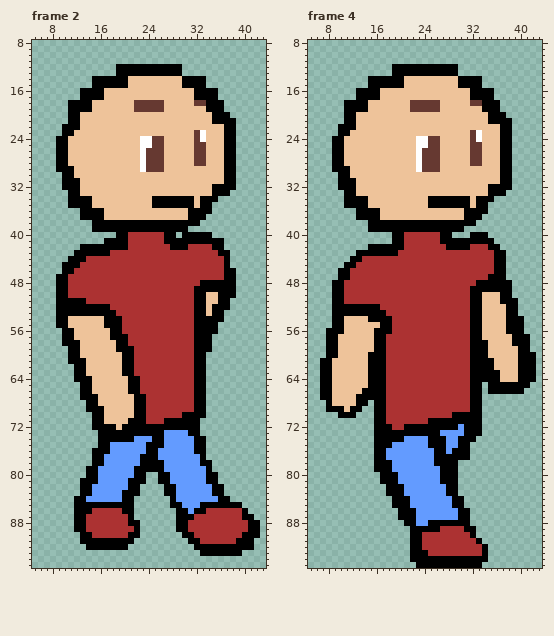
Pixel-art file: images/test/PlrSpriteTest/AnimationTesting/Done/PlrFrontRightWalk.ase. This is how it looked before the edit.
48x96 pixels, 4 frames. Shown: frame 2: x 5..43, y 8..95; frame 4: x 5..43, y 8..95.
After the commit:
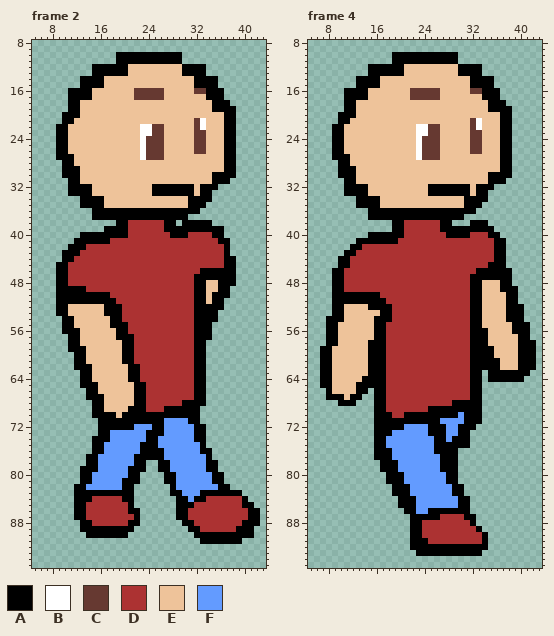
Palette (. is transparent): A #000000  B #ffffff  C #663931  D #ac3232  E #eec39a  F #639bff
Log entry: edited rendering logic and walk animation
Difference:
layer "Whole" now shown
layer "Pa/Head" now hidden
layer "Pa/Arms" now hidden
layer "Pa/Shirt" now hidden
layer "Pa/Pants" now hidden
layer "Pa/Feet" now hidden
Changed rows in their new state; - is an unchanged pixel.
Frame 2:
first column x 9:
10 ----------AAAAAAAAAAA-------------
11 ----------AAAAAAAAAAA-------------
12 ------AAAA--EEEEEEEEEAAAA---------
13 ------AAAA--EEEEEEEEEAAAA---------
14 ----AA--EEEE---------EE--AA-------
15 ----AA--EEEE---------EE--AA-------
16 --AA--EE-----CCCCC-----CC--A------
17 --AA--EE-----CCCCC-----EE--A------
18 ----EE-------EEEEE-----EEE--A-----
19 ----EE-------EEEEE-------E--AA----
20 -A------------------------EE-A----
21 -A-E-------------------CB-EE------
22 A-EE----------BBCC-----CB---------
23 A-E-----------BBCC------C---------
24 ---------------C--------C---------
25 ---------------C------------------
27 --A--------------------EE---------
28 .-A-----------EEEE-----EE---------
29 .--A----------EEEE----------------
30 ---A----------------------AA------
31 -.------------------------AA-.----
32 -.--AA----------AAAAAAA-AA-...----
33 ----AA----------AAAAAAA-AA...-----
34 --..--AA--------EEEEEE-A--.-------
35 --..--AA--------EEEEEE-A-.--------
36 ----..--AAAAAAAAAAAAAA--..--------
37 ----..--AAAAAAAAAAAAAA...---------
38 ------....--DDDDDD--.---AA--------
39 ------..----DDDDDD----AAAAAA------
40 ----AAAAAA--------D-A-DDDDAA------
41 ---AAAAA-DDD------DDDDDDDDD-A-----
42 --AA-DDDDDDD-------DDD----DDA-----
43 -AA-DDDDD------------------D------
44 -A-DD------------------------A----
45 A-DD-------------------------A----
46 A-D---------------------AAAA------
47 -----------------------AAAAA------
48 -----------------------A-EE-------
49 --AAA--------------------EE--.----
50 --AAAAAAA-----------------A--.----
51 -----AAAAA----------------A-.-----
52 --EEEEEE-AA--------------A--.-----
53 --EEEEEE--A--------------A-.------
54 .-A-----E------------------.------
55 .-A-----E--A--------------.-------
56 ---A-----E-A--------------.-------
57 -.-A-----E--A---------------------
58 -.--------E-A------------.--------
59 ----A-----E--------------.--------
60 --.-A-----------------------------
61 --.-------------------------------
62 -----A-----E-A--------------------
63 ---.-A-----E-A--------------------
64 ---.------------------------------
65 ------A-----E-A-------------------
66 ----.-A-----E-A-------------------
67 ----.--A--------------------------
68 -----.-A-------------AA-----------
69 -----.------A-----AAAAA-.---------
70 --------AA-AA--AAAAAA---.---------
71 ------.-AAAA---AAAFFFF------------
72 ------.---A--FFF--FFFFF-A---------
73 ---------FFFFFF-------F-A---------
74 ------A--FFFF--A-F----------------
75 ------A-F-----A--F-----F----------
76 --------F-----A--A-----F-A--------
77 -----A-F-----A---A------FA--------
78 -----A-F-----A-..-A-----F-A-------
79 ----A-------A--..-A-------A-------
80 ----A-F-----A-.--.-A-----F-A------
81 ------F----A--.--.-A-----F-A------
82 ---A-F-----A-.----.-------F-A-----
83 ---A--AAAAA--.----.-A---AA--AAA---
84 -----ADDDDD--------.AA-AADDDDDDA--
85 -----DDDDDDD-------.-AADDDDDDDDAA-
86 -----D-----D-A--------DDD------DAA
87 ------------DA--------D--------D-A
88 ---.-A--------------.-A--------A--
89 ---.-AAAAAAAA.------..AA------AA-.
90 ----.-AAAAAA..-------..AAAAAAAA--.
91 ----.........---------..AAAAAA-..-
92 -----.......-----------..........-
93 ------------------------.......---
Frame 4:
first column x 7:
10 ------------AAAAAAAAAAA-------------
11 ------------AAAAAAAAAAA-------------
12 --------AAAA--EEEEEEEEEAAAA---------
13 --------AAAA--EEEEEEEEEAAAA---------
14 ------AA--EEEE---------EE--AA-------
15 ------AA--EEEE---------EE--AA-------
16 ----AA--EE-----CCCCC-----CC--A------
17 ----AA--EE-----CCCCC-----EE--A------
18 ------EE-------EEEEE-----EEE--A-----
19 ------EE-------EEEEE-------E--AA----
20 ---A------------------------EE-A----
21 ---A-E-------------------CB-EE------
22 --A-EE----------BBCC-----CB---------
23 --A-E-----------BBCC------C---------
24 -----------------C--------C---------
25 -----------------C------------------
27 ----A--------------------EE---------
28 --.-A-----------EEEE-----EE---------
29 --.--A----------EEEE----------------
30 -----A----------------------AA------
31 ---.------------------------AA-.----
32 ---.--AA----------AAAAAAA-AA-...----
33 ------AA----------AAAAAAA-AA...-----
34 ----..--AA--------EEEEEE-A--.-------
35 ----..--AA--------EEEEEE-A-.--------
36 ------..--AAAAAAAAAAAAAA--..--------
37 ------..--AAAAAAAAAAAAAA...---------
38 --------....--DDDDDD--...-AA--------
39 --------....--DDDDDD----AAAAA-------
40 --------AAAA--------D-AAADDDAA------
41 ------AAAAAA-D------DDDDDDDDDAA-----
42 -----AADDDDDDD-------DDDD---D-A-----
43 ----AADDDDDDD-----------------------
44 ---AADD-----------------------------
45 ---A-D----------------------A-------
46 --A-D---------------------AAA--A----
47 --A-D--------------------AAA---A----
48 -------------------------A-EEE------
49 ---------------------------EEE--A---
50 ----AAAAAA--------------------E-A---
51 ----AAAAAAA-------------------E-----
52 ----EEEE--AA---------------------A--
53 ----EEEEEE-A---------------------A--
54 -A------E---------------------------
55 -A-E-----A-D-------------------E--A-
56 ---E-------D---------------A---E--A-
57 ---------------------------A----E---
58 --------A-----------------------E--A
59 A-E-----A-------------------A------A
60 A-E-------------------------A-------
61 -----------------------------A------
62 -----------------------------A------
63 ---------------------------.--AAA--.
64 -------A-------------------.--AAA-..
65 ------AA--------------------.......-
66 .-----A-.-------------------......--
67 .-AA-A-..---------------------------
68 -..AAA..--------------AAA-----------
69 -......-----------AAAAAAA-----------
70 ---...-----A--AAAAAAAA-F------------
71 -----------AAAAAAA--FFFF------------
72 ------------AAFFFF---FFA--.---------
73 ------------FFFFFF--A--A-..---------
74 -----------FFF----F---A--.----------
75 -----------F------F--AA-------------
76 -----------A---------A-..-----------
77 -----------A-------F---..-----------
78 ---------.--A------F----------------
79 ---------.--A-----------------------
80 ----------.--A------F---------------
81 ----------.--A------F---------------
82 -----------.--A------F-A------------
83 -----------.--A------F-A------------
84 ------------.--A------F-A-----------
85 ------------.--A------F-A-----------
86 -------------.----AAAAA-------------
87 -------------..-AAAADDDD-A----------
88 --------------.-ADDDDDDDDA----------
89 -----------------DDD----DDA---------
90 -------------------------DDA--------
91 -----------------A--------DA--------
92 -----------------AAAAAAAAAA---------
93 ---------------.--AAAAAAAAA.--------
94 ---------------.............--------
95 ----------------...........---------
